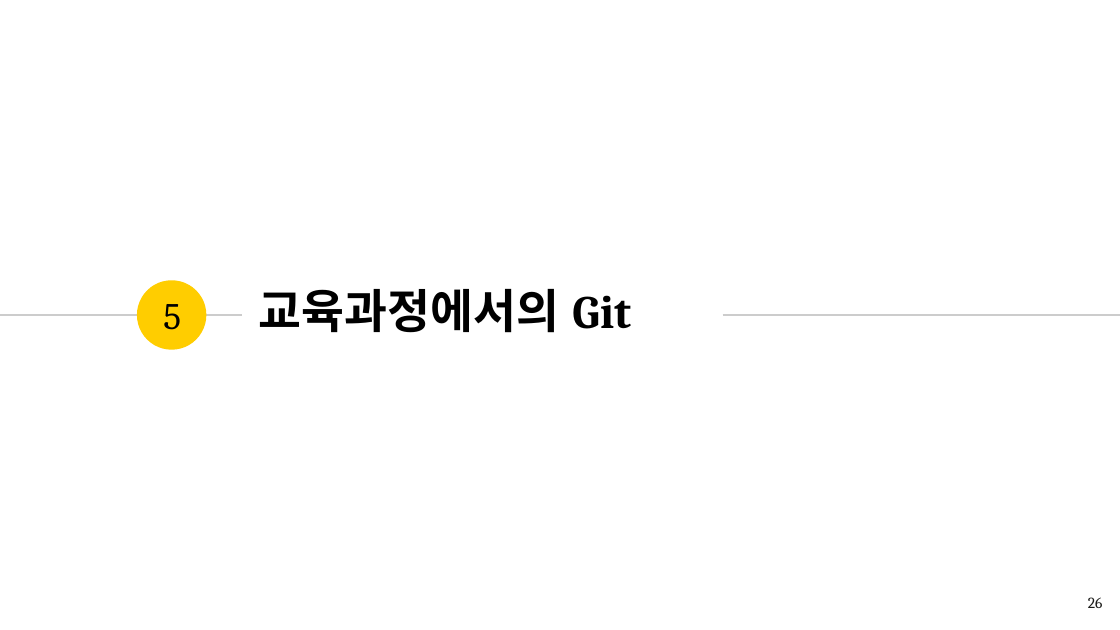
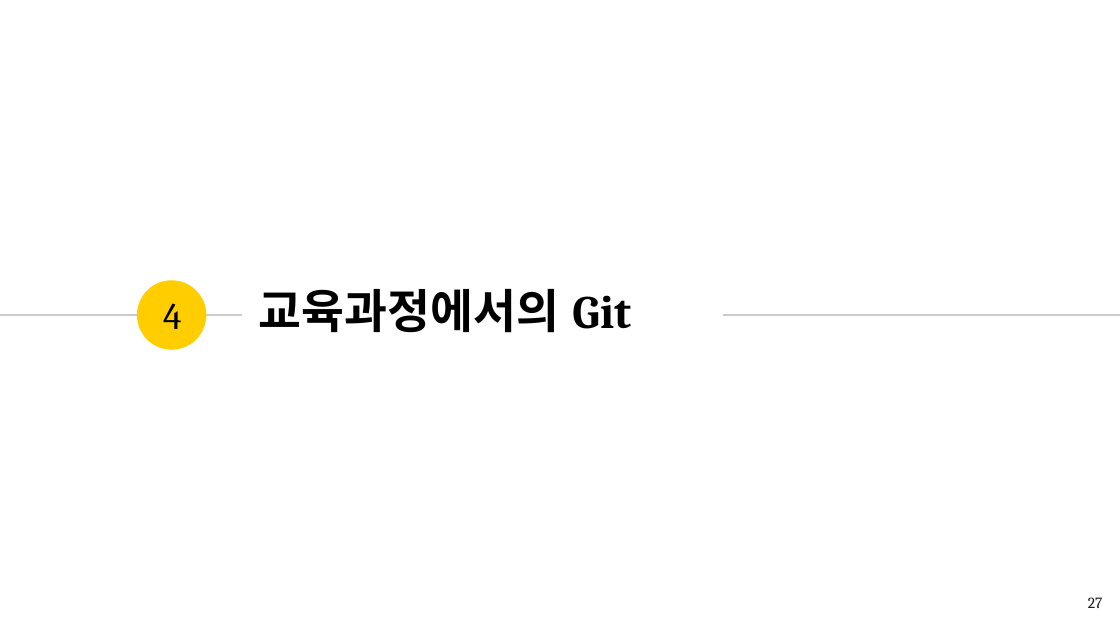
Before and after one commit to romiii37/CampusSeven, a slide deck: slide 27 of Git.pptx (slide 26 before the commit). Drawn at 1120x630 pixels with LibreOffice and Linux fonts; fonts in the diff are those of the drawing. Boxes give left, top, right and bottom in pixels: in the first picture for what was removed or moved away, otherwise in the second. Text is boxed around its words. In the diff, an @@ line names an element or a change of style, - is before the commit and + after.

```diff
--- a/Git.pptx
+++ b/Git.pptx
@@ text at bbox=[163, 303, 181, 329]: text changed @@
-5
+4
@@ page number at bbox=[1088, 597, 1103, 608]: text changed @@
-26
+27
```
Also in this commit, not shown: 4 other slides changed, 5 slides added, 4 slides removed.
